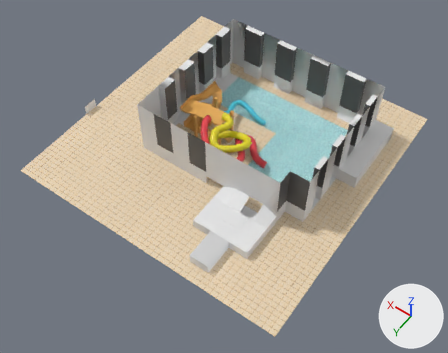
What one commit did to the OBJ model level_data/LEVEL_3.obj.
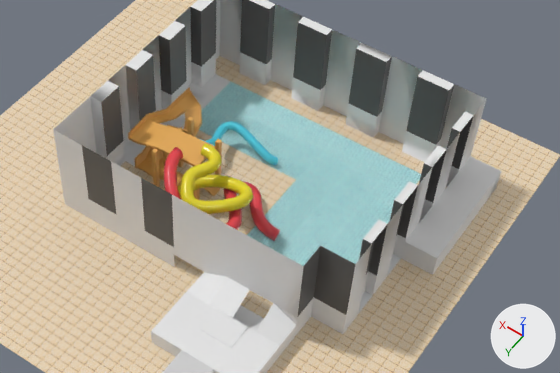
Each version appears first whole from a camera (50 mm lens) standing at (-1.59, 2.31, 3.22) and looking at (-0.09, 0.21, -0.07), and next in a close-up on the part from 24% to 95% of the width and 9% to 69% of the height. Arrows for +X, +Y and +Z are at lower right; the lights stay in place. Where no turn or scale is listed for an object, it has been applied to the vertices. Vertices at the same position are counted once.
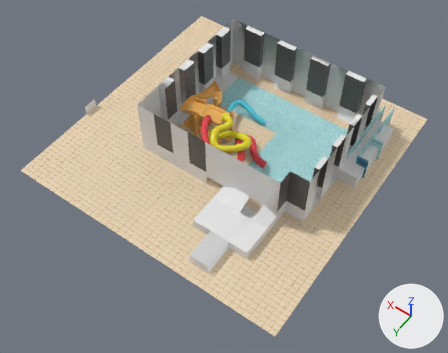
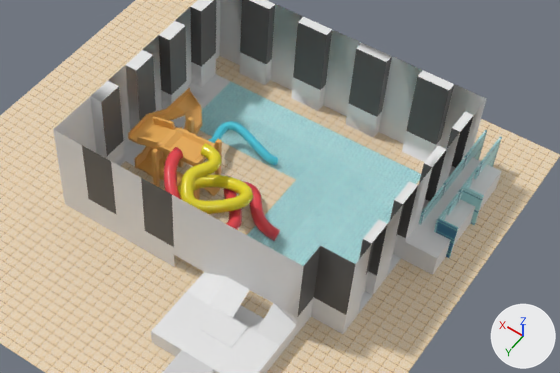
Scene script edits in JSON lines:
```json
{"block": "me_plane_001", "where": "# used by ob_plane_001; location = (0.0, 0.0, 0.0)"}
{"op": "remove", "block": "me_plane_001", "code": "me_plane_001.from_pydata(...)  # 595 vertices, 475 faces; spans x -0.87..1.0, y -0.68..0.89, z -0.01..0.41"}
{"op": "add", "block": "me_plane_001", "code": "me_plane_001.from_pydata(...)  # 1041 vertices, 917 faces; spans x -0.88..1.0, y -0.78..0.89, z -0.01..0.41"}
{"block": "me_plane_001", "change": "me_plane_001 part 1: a new loose piece, a box spanning x -0.7409..-0.7335, y -0.7837..-0.2632, z -0.0077..0.169, in mat_tile_001 (picture img_tile_png)"}
{"block": "me_plane_001", "change": "me_plane_001 part 2: a new loose piece of 44 vertices spanning x -0.88..-0.8, y -0.78..-0.26, z -0.01..0.17, in mat_tile_001 (picture img_tile_png)"}
{"block": "me_plane_001", "change": "me_plane_001 part 3: 6 vertices moved from x 0.27..0.31, y -0.27..-0.2, z 0.09..0.13 to x 0.27..0.32, y -0.28..-0.21, z 0.08..0.12; 10 vertices removed from x 0.04..0.36, y -0.3..0.07, z 0.1..0.22; 404 vertices added at x 0.04..0.37, y -0.3..0.08, z 0.04..0.25"}
{"op": "add", "block": "me_plane_001", "code": "me_plane_001.materials.append(mat_tile_001)  # picture img_tile_png"}
```

Pixel boxes (x1, y1, x2, y2) of what changed, in the close-ups (560 x 373 px):
```json
{"object": "Plane.001", "change": "reshaped", "before": [53, 0, 501, 373], "after": [53, 0, 502, 373]}
{"part": 1, "of": "me_plane_001", "change": "added", "after": [419, 130, 487, 225], "on screen": "cyan"}
{"part": 2, "of": "me_plane_001", "change": "added", "after": [434, 137, 502, 258], "on screen": "cyan"}
{"part": 3, "of": "me_plane_001", "change": "built on", "before": [157, 88, 215, 166], "after": [129, 88, 215, 177]}
```
